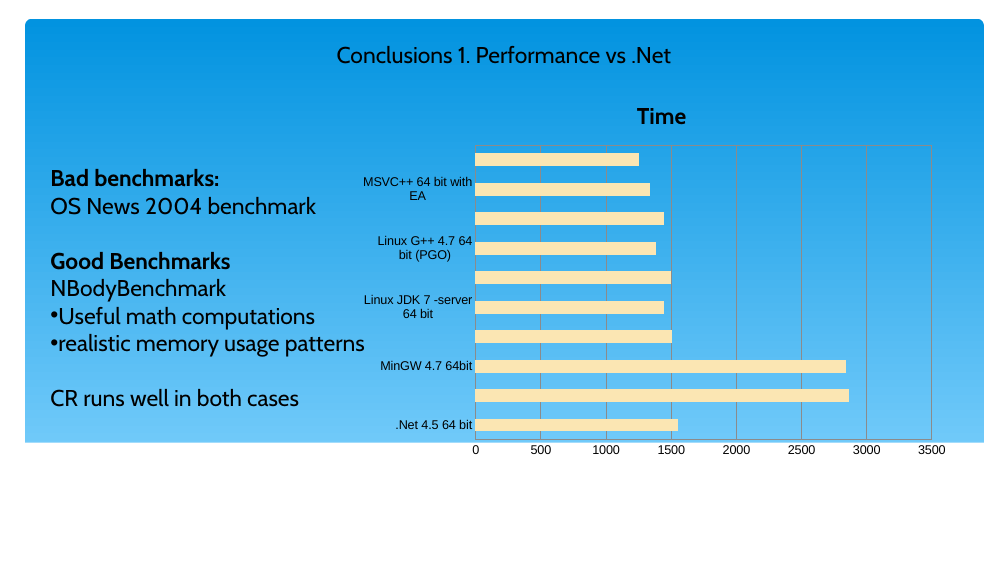
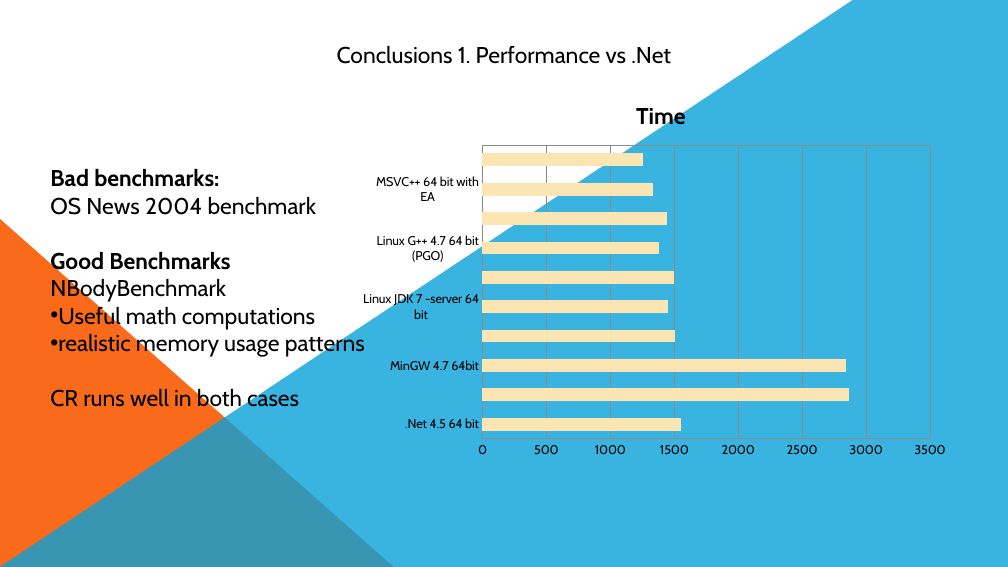
Before and after one commit to ciplogic/CodeRefractor, a slide deck: slide 12 of Documentation/Slides_final.pptx. Drawn at 1008x567 pixels with LibreOffice and Linux fonts; fonts in the diff are those of the drawing. Boxes give left, top, right and bottom in pixels: in the first picture for what was removed or moved away, otherwise in the second. Text is boxed around its words. In the diff, an @@ line names an element or a change of style, - is before the commit and + after.

```diff
--- a/Documentation/Slides_final.pptx
+++ b/Documentation/Slides_final.pptx
@@ freeform shape added at (0,0,1008,567), fill #08A1D9 at 80% opacity @@
@@ rounded rectangle removed at (26,19,984,223) @@
@@ rounded rectangle removed at (26,19,984,519) @@
@@ bar chart at (363,83,958,466) @@
@@ lettering changed @@
@@ rectangle removed at (24,139,986,249) @@
@@ rectangle removed at (289,140,900,210) @@
@@ rectangle removed at (618,140,983,194) @@
@@ right triangle added at (0,219,394,567), fill #F96A1B @@
@@ rectangle removed at (24,443,986,552) @@
@@ rectangle removed at (668,455,985,514) @@
```
Also in this commit, not shown: 13 other slides changed, 3 other files.
